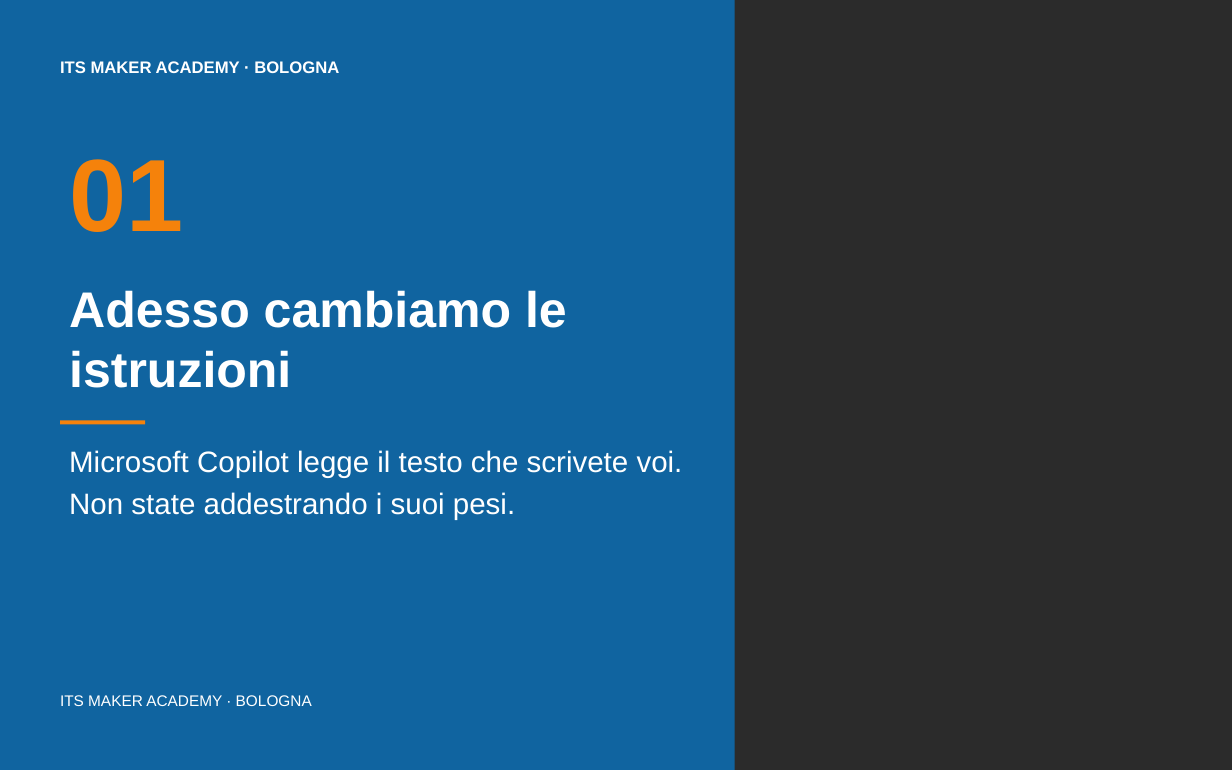
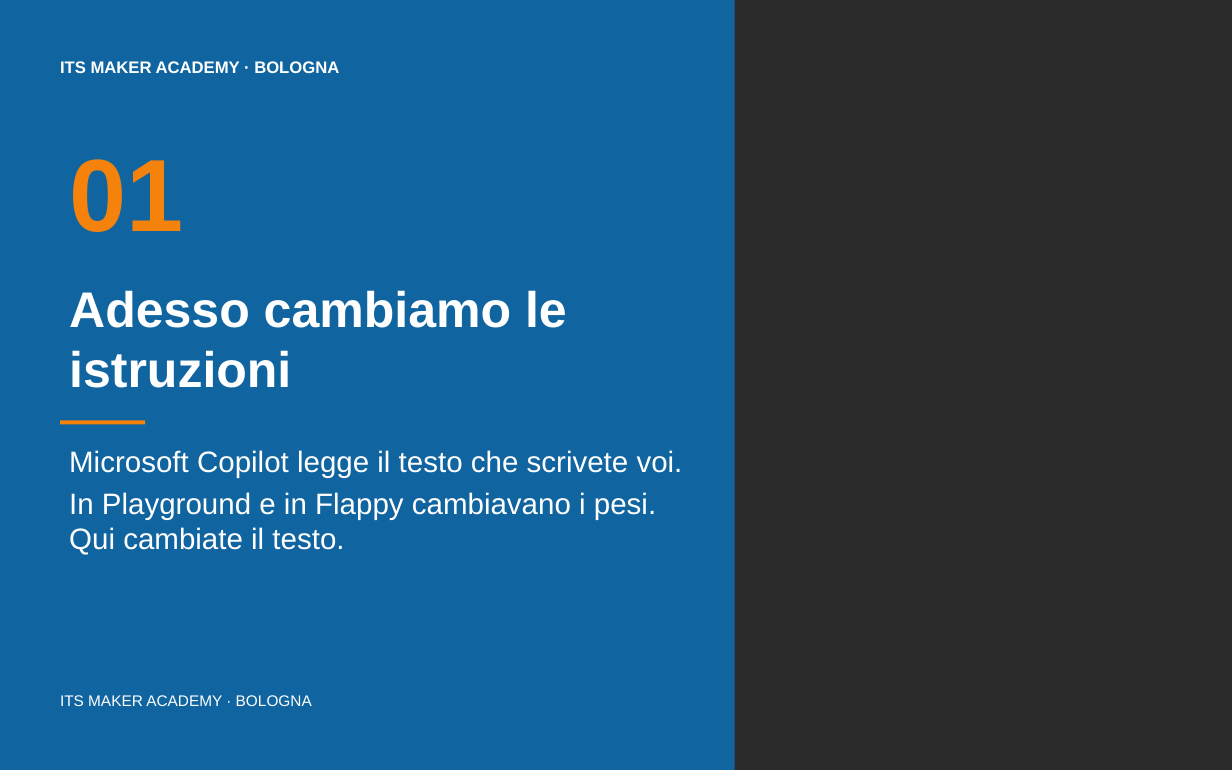
Before and after one commit to franzo9393/ITSCorso_UnslothStudio-Git, a slide deck: slide 11 of lezione 4 - reti neurali e agenti con orchestrazione/Lezione4_Reti_neurali_e_agenti_con_orchestrazione_ITS_MAKER.pptx. Drawn at 1232x770 pixels with LibreOffice and Linux fonts; fonts in the diff are those of the drawing; background and template pictures are left out; a plain dark background stands for a picture behind light text. Boxes give left, top, right and bottom in pixels: in the first picture for what was removed or moved away, otherwise in the second. Text is boxed around its words. In the diff, an @@ line names an element or a change of style, - is before the commit and + after.

Commit message:
Lezione 4: Playground al centro (quanti neuroni servono), Flappy solo dimostrazione del docente

```diff
--- a/lezione 4 - reti neurali e agenti con orchestrazione/Lezione4_Reti_neurali_e_agenti_con_orchestrazione_ITS_MAKER.pptx
+++ b/lezione 4 - reti neurali e agenti con orchestrazione/Lezione4_Reti_neurali_e_agenti_con_orchestrazione_ITS_MAKER.pptx
@@ text at <box>69,492,656,555</box>: text changed @@
-Non state addestrando i suoi pesi.
+In Playground e in Flappy cambiavano i pesi. Qui cambiate il testo.
```
Also in this commit, not shown: 1 other slide changed, 4 slides added, 4 slides removed, 10 other files.
